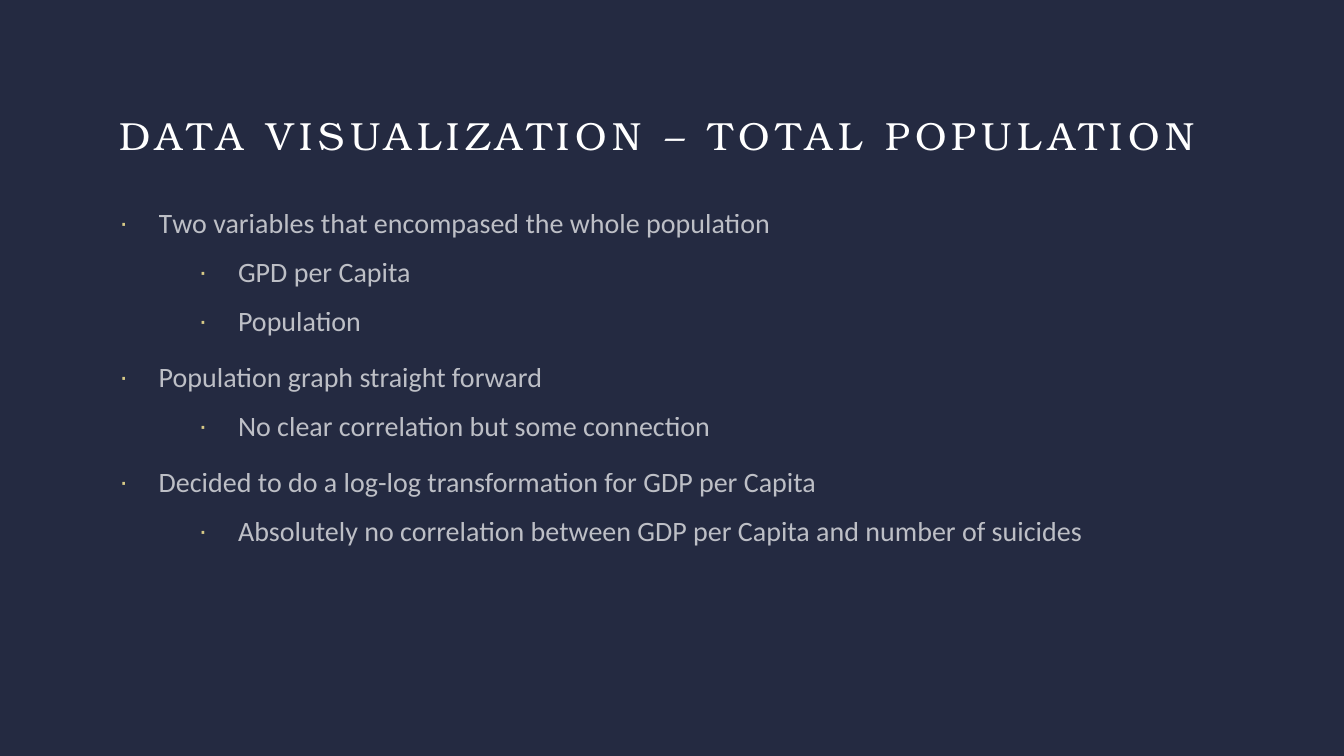
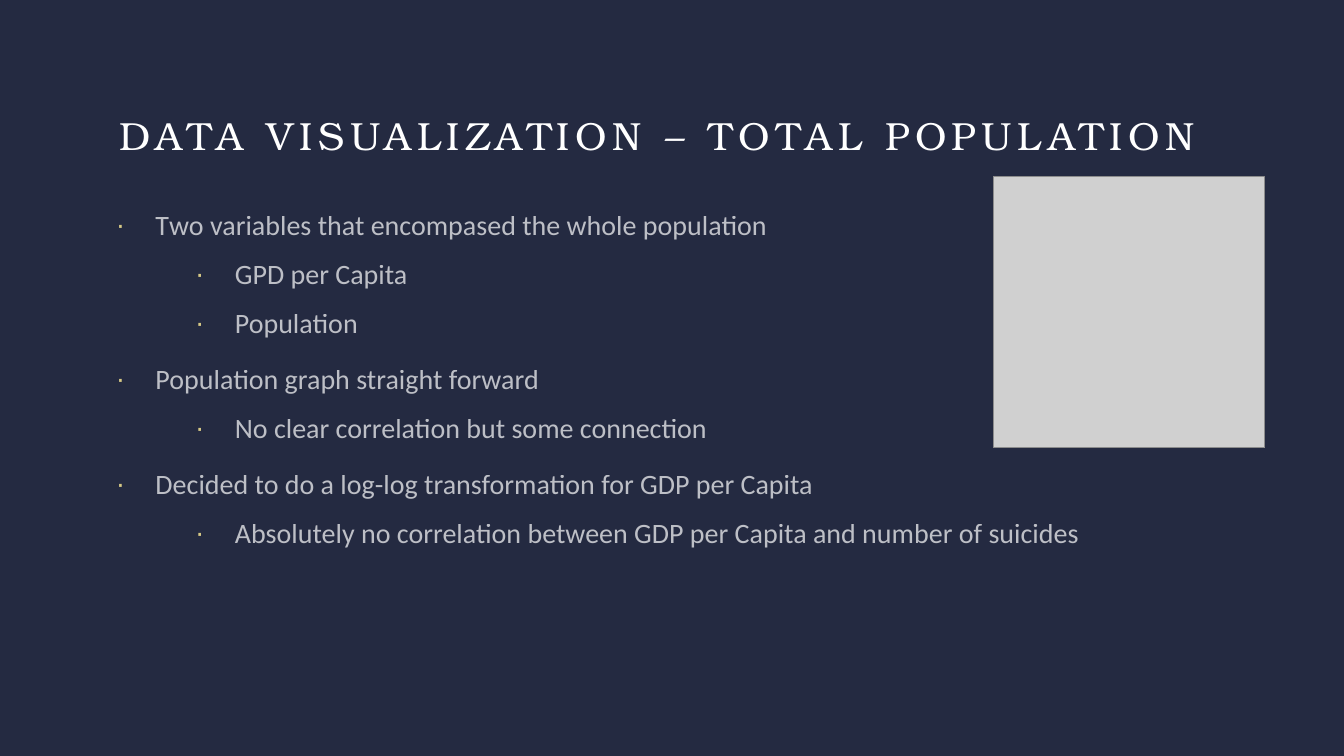
Before and after one commit to dgulacsy/DE2_Term_Project, a slide deck: slide 9 of DE2_Term_Presentation.pptx (slide 7 before the commit). Drawn at 1344x756 pixels with LibreOffice and Linux fonts; fonts in the diff are those of the drawing; grey boxes stand for pictures. Boxes give left, top, right and bottom in pixels: in the first picture for what was removed or moved away, otherwise in the second. Text is boxed around its words. In the diff, an @@ line names an element or a change of style, - is before the commit and + after.

```diff
--- a/DE2_Term_Presentation.pptx
+++ b/DE2_Term_Presentation.pptx
@@ picture added at box(994, 176, 1265, 448) @@
@@ text "Two variables that encompased the ...": place and size @@
-text "Two variables that encompased the ..." at box(159, 214, 1082, 546)
+text "Two variables that encompased the ..." at box(155, 216, 1079, 548)
```
Also in this commit, not shown: 7 other slides changed, 3 slides added.
